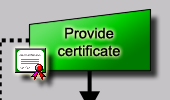
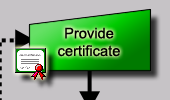
Comparing the layer stacks of the two (170, 100) images. Changes:
added layer "Ebene 4" above "Objekt 1" over [14, 29, 29, 48]
